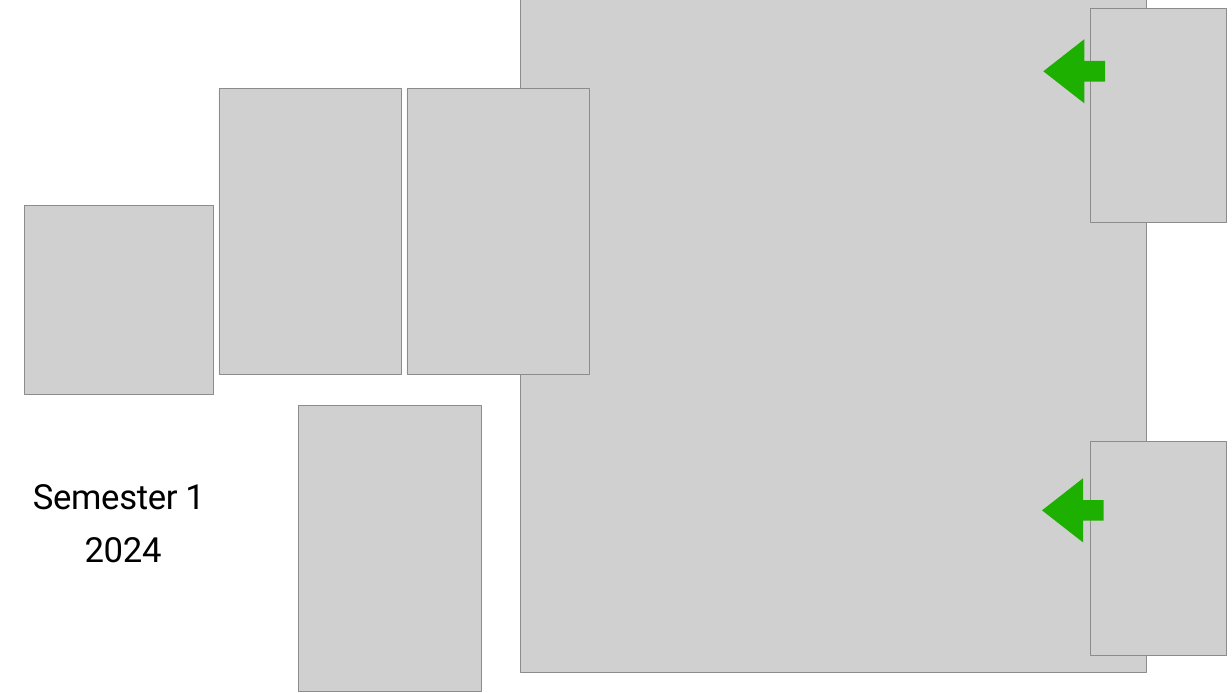
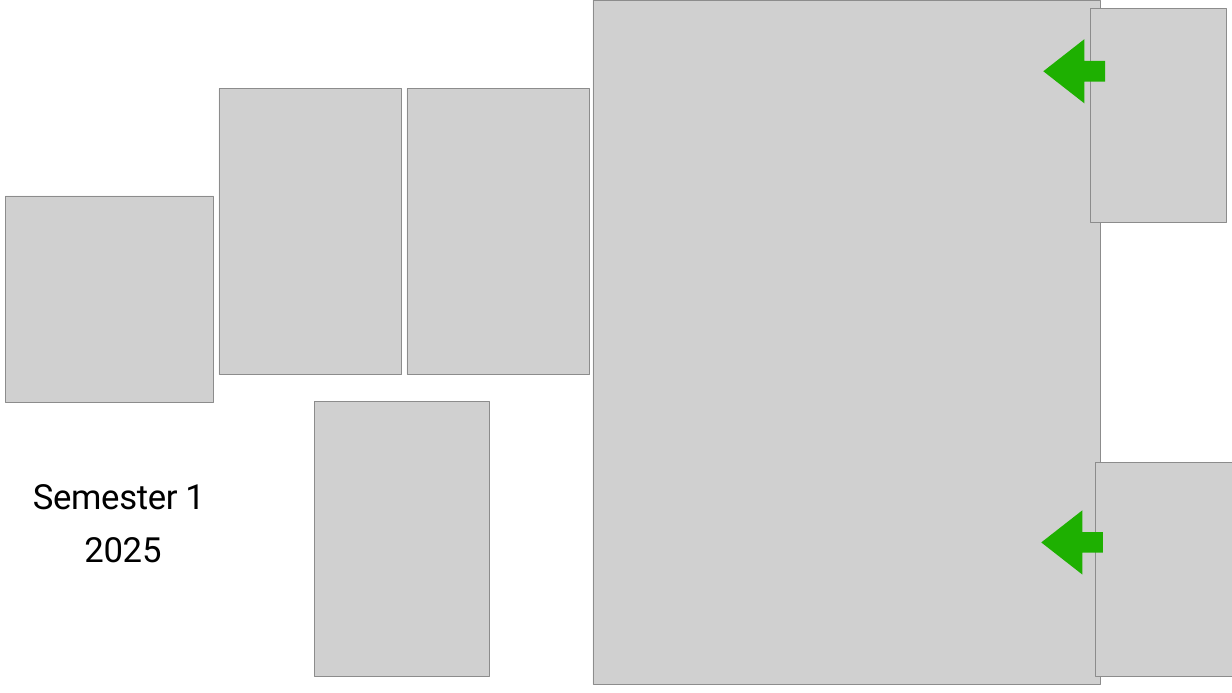
Before and after one commit to wit-hdip-comp-sci-2025/sem-1-calender, a slide deck: slide 1 of unit-1-sem-1/calendar.pptx. Drawn at 1232x693 pixels with LibreOffice and Linux fonts; fonts in the diff are those of the drawing; grey boxes stand for pictures. Boxes give left, top, right and bottom in pixels: in the first picture for what was removed or moved away, otherwise in the second. Text is boxed around its words. In the diff, an @@ line names an element or a change of style, - is before the commit and + after.

```diff
--- a/unit-1-sem-1/calendar.pptx
+++ b/unit-1-sem-1/calendar.pptx
@@ picture: place and size @@
-picture at [521, 0, 1146, 673]
+picture at [593, 0, 1099, 685]
@@ picture: place and size @@
-picture at [24, 205, 214, 394]
+picture at [6, 196, 213, 402]
@@ picture: place and size @@
-picture at [298, 406, 481, 692]
+picture at [314, 401, 489, 676]
@@ picture: place and size @@
-picture at [1090, 442, 1226, 655]
+picture at [1095, 462, 1232, 676]
@@ text at [84, 537, 161, 563]: text changed @@
-2024
+2025
@@ freeform shape: place and size @@
-freeform shape at [1042, 478, 1104, 542]
+freeform shape at [1041, 510, 1103, 575]
```
Also in this commit, not shown: 1 other slide changed, 6 other files.
